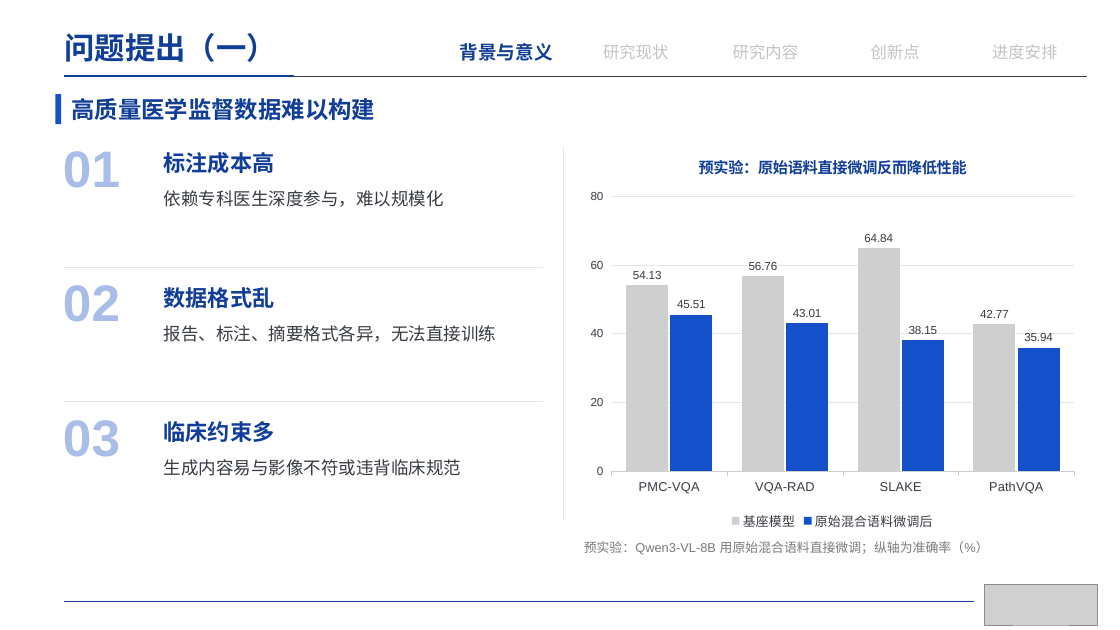
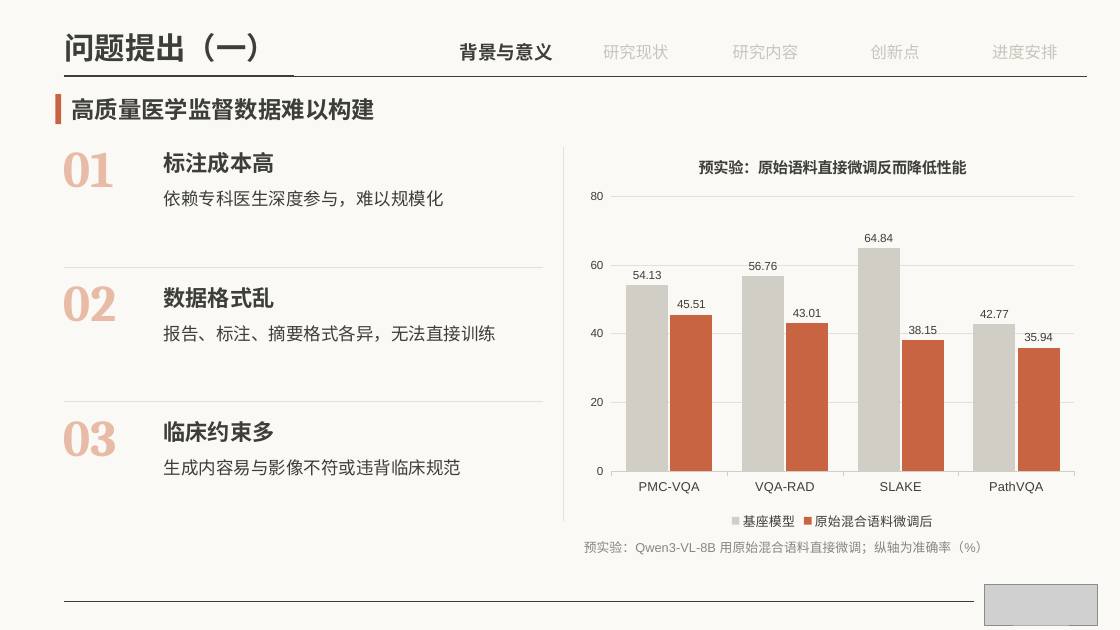
Before and after one commit to irving-2222/Graduation-Thesis, a slide deck: slide 5 of 开题答辩.pptx. Drawn at 1120x630 pixels with LibreOffice and Linux fonts; fonts in the diff are those of the drawing; grey boxes stand for pictures. Boxes give left, top, right and bottom in pixels: in the first picture for what was removed or moved away, otherwise in the second. Text is boxed around its words. In the diff, an @@ line names an element or a change of style, - is before the commit and + after.

```diff
--- a/开题答辩.pptx
+++ b/开题答辩.pptx
@@ background #FFFFFF to #FAF9F5 @@
@@ text "问题提出（一）" at <box>65,33,277,62</box>: font Arial to Cambria, text colour #103D98 to #3D3D3A @@
@@ line (64, 76) - (1088, 76): stroke #373B43 0.5 pt to #3D3D3A 0.5 pt @@
@@ line (64, 76) - (293, 76): stroke #103D98 1.75 pt to #3D3D3A 1.75 pt @@
@@ text "高质量医学监督数据难以构建" at <box>71,98,375,120</box>: font Arial to Cambria, text colour #103D98 to #3D3D3A @@
@@ rectangle at <box>55,94,61,124</box>: fill #1551CA to #C96442 @@
@@ line (564, 147) - (564, 521): stroke #E3E6EA 1 pt to #E3E0D6 1 pt @@
@@ column chart at <box>581,139,1085,534</box> @@
@@ colour of 基座模型 #CFCFCF to #D1CFC5 @@
@@ colour of 原始混合语料微调后 #1551CA to #C96442 @@
@@ category axis changed @@
@@ value axis changed @@
@@ lettering changed @@
@@ line (64, 267) - (543, 267): stroke #E3E6EA 1 pt to #E3E0D6 1 pt @@
@@ font Arial to Cambria, text colour #A9BDE8 to #E8BBA6 in 3 elements at <box>63,152,114,187</box>, <box>63,286,116,321</box>, <box>63,421,116,456</box> @@
@@ line (64, 402) - (543, 402): stroke #E3E6EA 1 pt to #E3E0D6 1 pt @@
@@ text colour #103D98 to #3D3D3A in 4 elements at <box>460,43,553,61</box>, <box>164,152,275,173</box>, <box>164,287,275,308</box>, <box>164,421,275,442</box> @@
@@ line (64, 602) - (974, 602): stroke #103D98 0.5 pt to #3D3D3A 0.5 pt @@
```
Also in this commit, not shown: 21 other slides changed, 1 other file.
